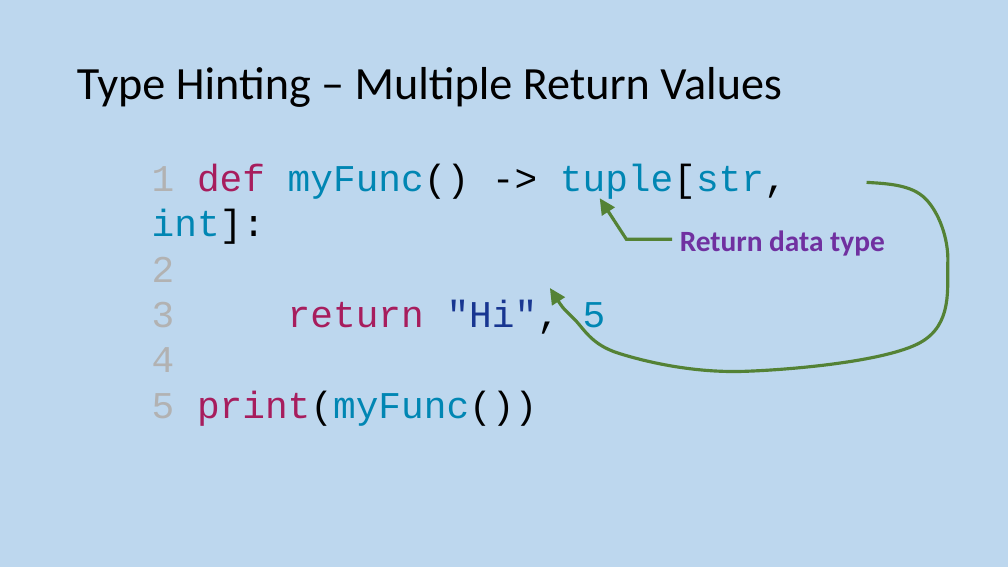
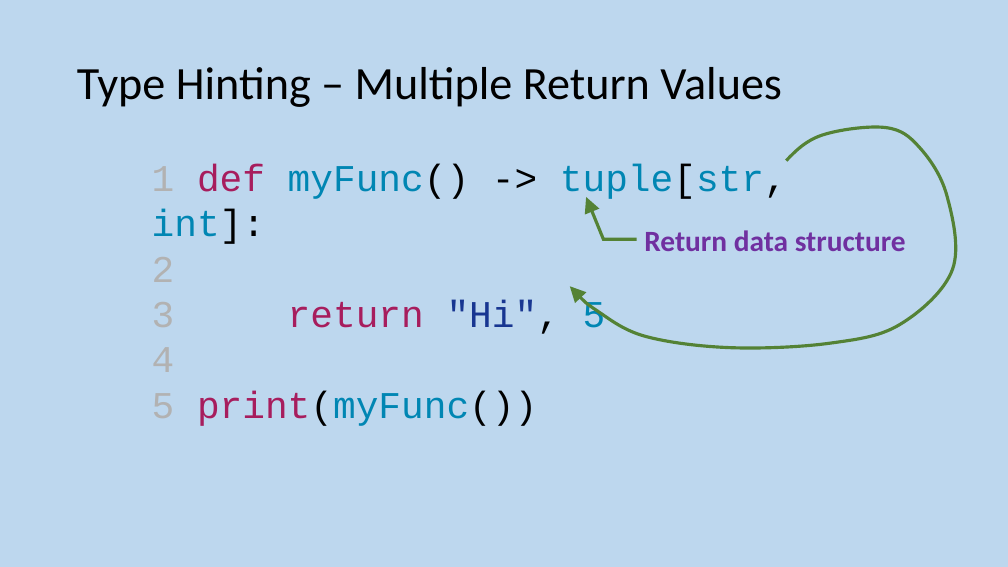
Before and after one commit to MrFriendCS/MrFriendCS.github.io, a slide deck: slide 38 of h-cs/sdd/H CS SDD Slides.pptx. Drawn at 1008x567 pixels with LibreOffice and Linux fonts; fonts in the diff are those of the drawing. Boxes give left, top, right and bottom in pixels: in the first picture for what was removed or moved away, otherwise in the second. Text is boxed around its words. In the diff, an @@ line names an element or a change of style, - is before the commit and + after.

```diff
--- a/h-cs/sdd/H CS SDD Slides.pptx
+++ b/h-cs/sdd/H CS SDD Slides.pptx
@@ freeform shape resized from (x1=551, y1=182, x2=948, y2=371) to (x1=570, y1=127, x2=957, y2=348) @@
@@ callout "Return data structure" resized from (x1=672, y1=216, x2=902, y2=263) to (x1=637, y1=216, x2=921, y2=263) @@
@@ callout "Return data structure" at (x1=637, y1=216, x2=921, y2=263): proportions changed @@
@@ text in callout at (x1=644, y1=230, x2=906, y2=251): text changed @@
-Return data type
+Return data structure
```
Also in this commit, not shown: 1 other slide changed, 6 other files.
